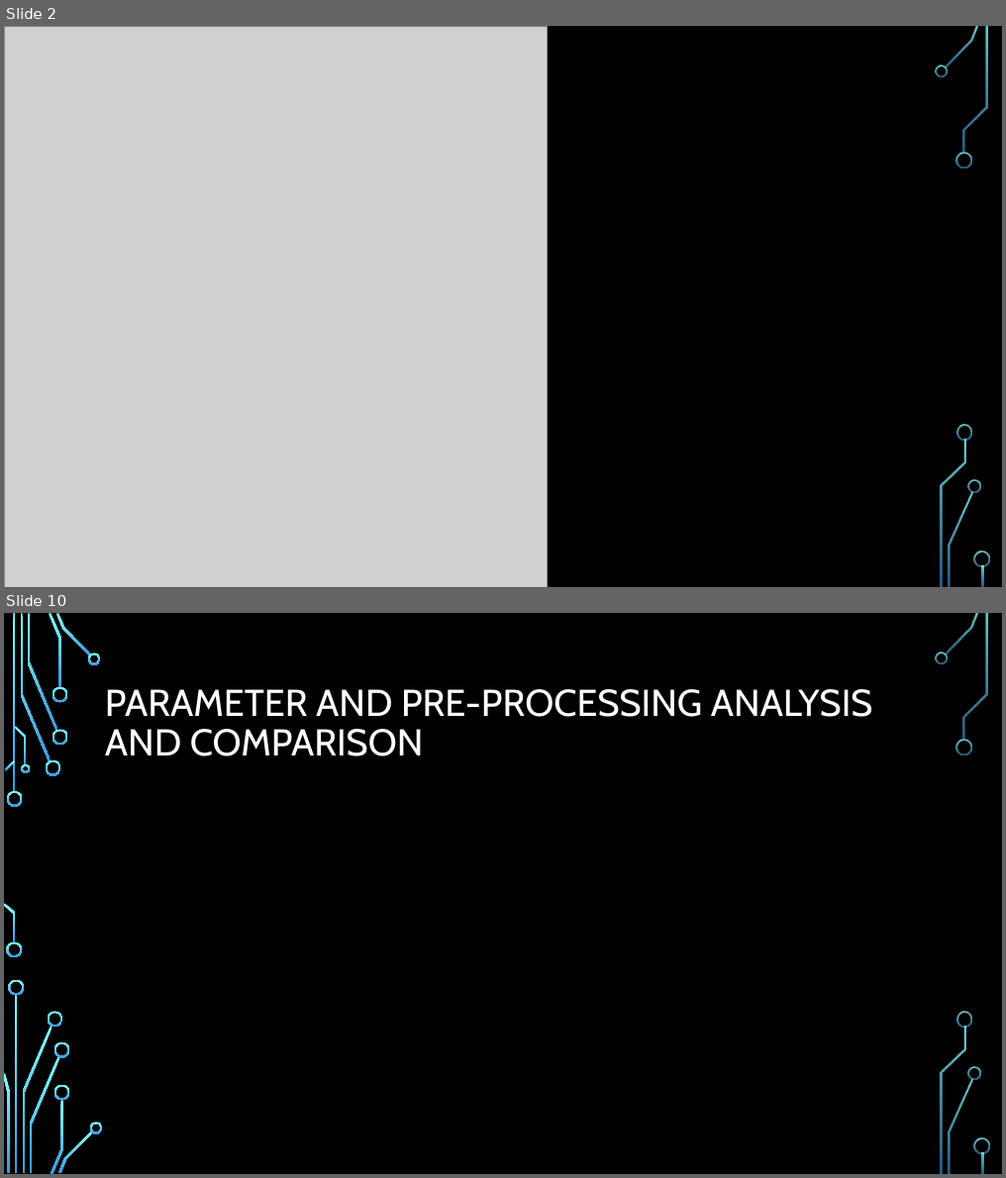
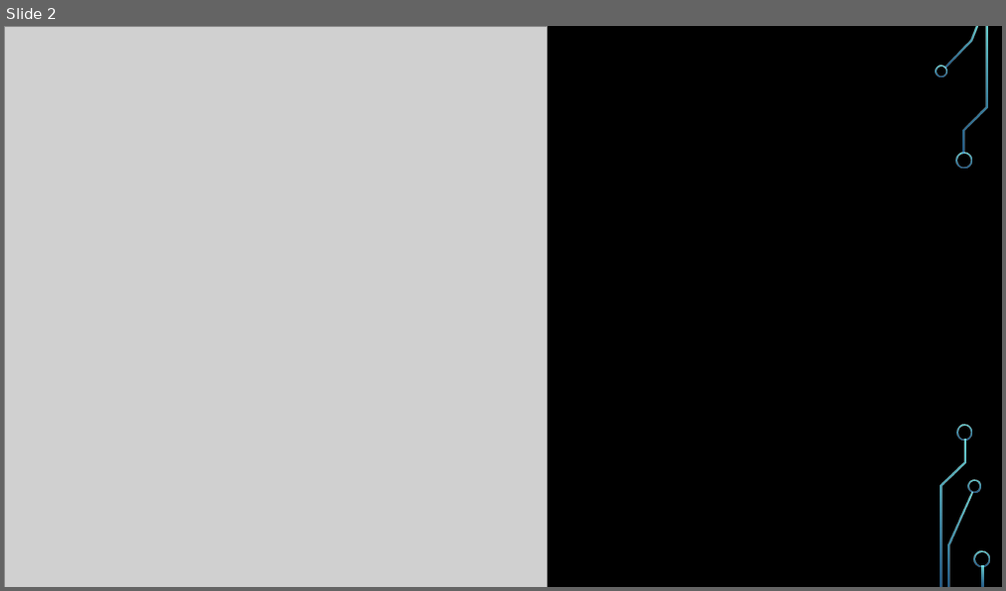
Before and after one commit to idrisdodwell00711/EPM106, a slide deck: Team INVIKTUS.pptm. Shown one above the other, each under a label of ours: slides 2 and 10 before the commit, slide 2 after it; the slides between them are not shown. The pictures are 1006x1178 and 1006x591 pixels, drawn with LibreOffice and Linux fonts; fonts in the diff are those of the drawing; grey boxes stand for pictures; background and template pictures are left out. Boxes give left, top, right and bottom in pixels: in the first picture for what was removed or moved away, otherwise in the second. Text is boxed around its words. In the diff, an @@ line names an element or a change of style, - is before the commit and + after.

```diff
--- a/Team INVIKTUS.pptm
+++ b/Team INVIKTUS.pptm
@@ slide 10 removed at [4, 613, 1002, 1174], background picture (left out); not listed: 22 template elements that a slide beside it also shows @@
@@ title removed at [105, 689, 873, 757] @@
-PARAMETER AND PRE-PROCESSING ANALYSIS AND COMPARISON
@@ group removed at [6, 653, 103, 1173]: 14 freeform shapes @@
```
Also in this commit, not shown: 4 slides changed, 6 slides added, 3 other slides removed, 2 other files.
